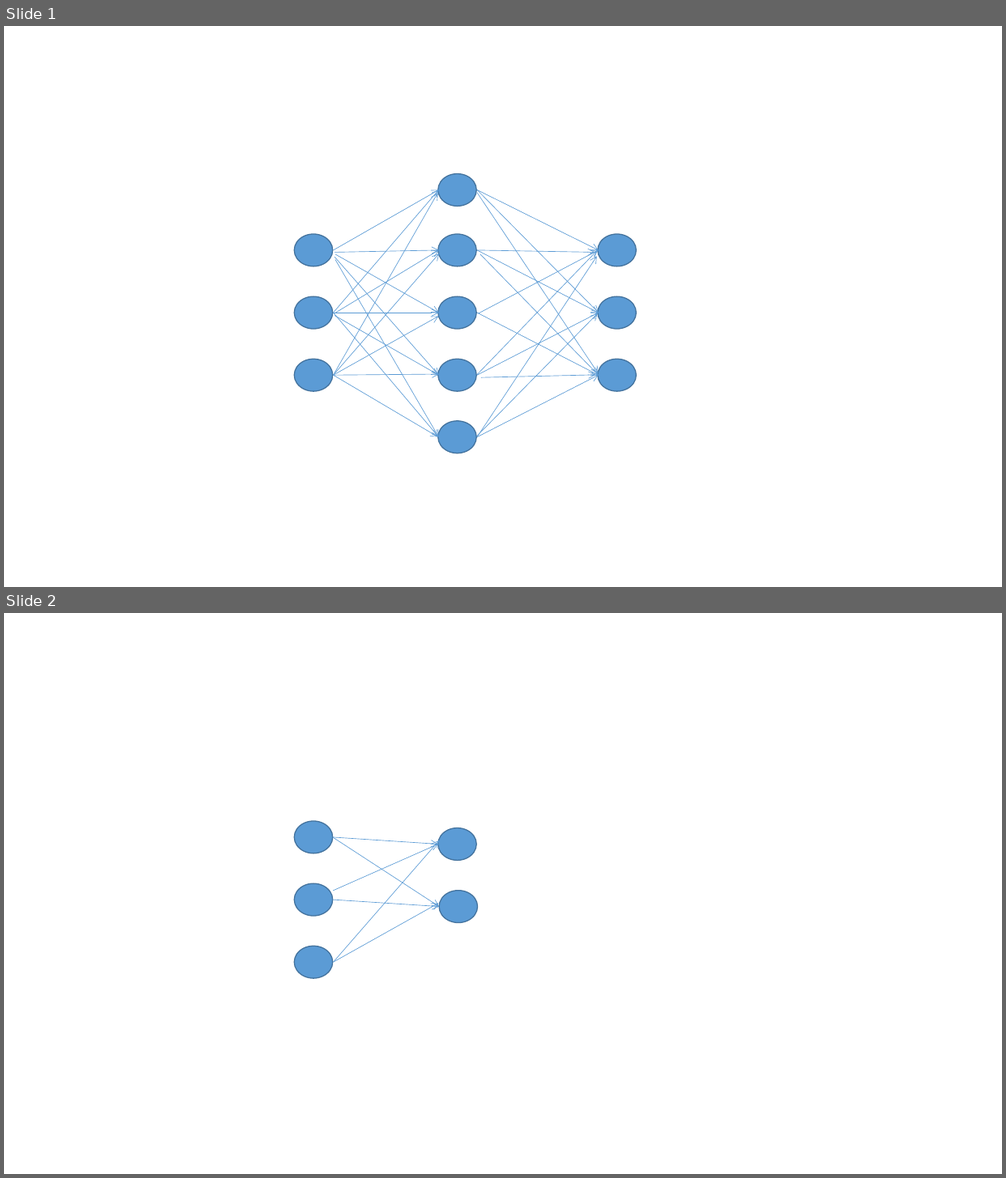
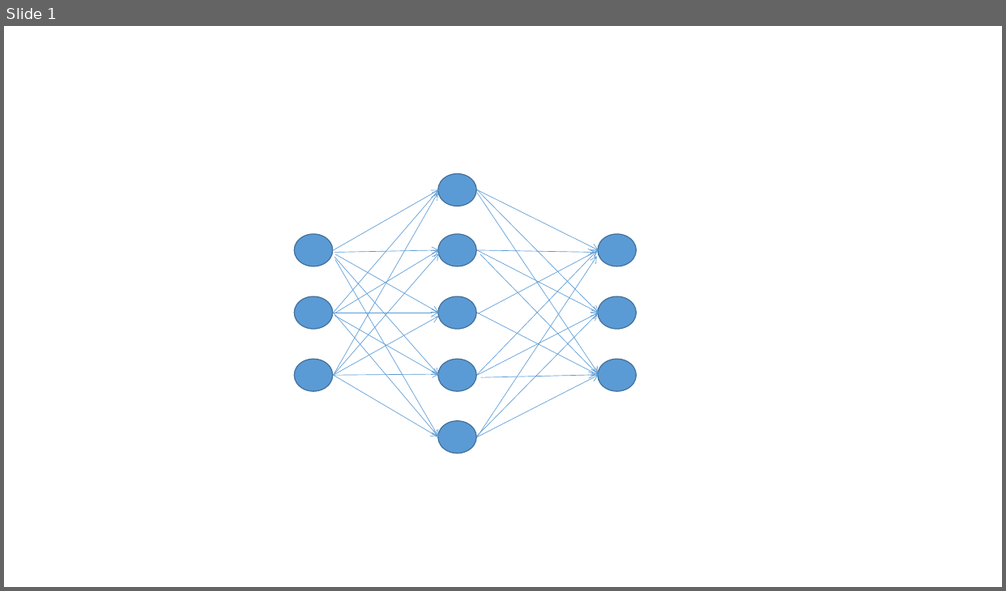
Before and after one commit to xylcbd/MiniDL, a slide deck: Doc/示例插图.pptx. Shown one above the other, each under a label of ours: slides 1 and 2 before the commit, slide 1 after it. The pictures are 1006x1178 and 1006x591 pixels, drawn with LibreOffice and Linux fonts; fonts in the diff are those of the drawing. Boxes give left, top, right and bottom in pixels: in the first picture for what was removed or moved away, otherwise in the second. Text is boxed around its words. In the diff, an @@ line names an element or a change of style, - is before the commit and + after.

```diff
--- a/Doc/示例插图.pptx
+++ b/Doc/示例插图.pptx
@@ slide 2 removed at <box>4,613,1002,1174</box>, background #FFFFFF @@
@@ ellipse removed at <box>295,821,333,854</box> @@
@@ ellipse removed at <box>438,828,476,860</box> @@
@@ arrow removed from (333, 837) to (438, 845) @@
@@ arrow removed from (333, 837) to (439, 906) @@
@@ arrow removed from (334, 891) to (438, 845) @@
@@ arrow removed from (334, 963) to (439, 841) @@
@@ ellipse removed at <box>295,884,333,916</box> @@
@@ arrow removed from (333, 900) to (439, 906) @@
@@ arrow removed from (334, 963) to (438, 904) @@
@@ ellipse removed at <box>439,891,477,923</box> @@
@@ ellipse removed at <box>295,946,333,978</box> @@
```
Also in this commit, not shown: 2 slides added, 8 other files.
